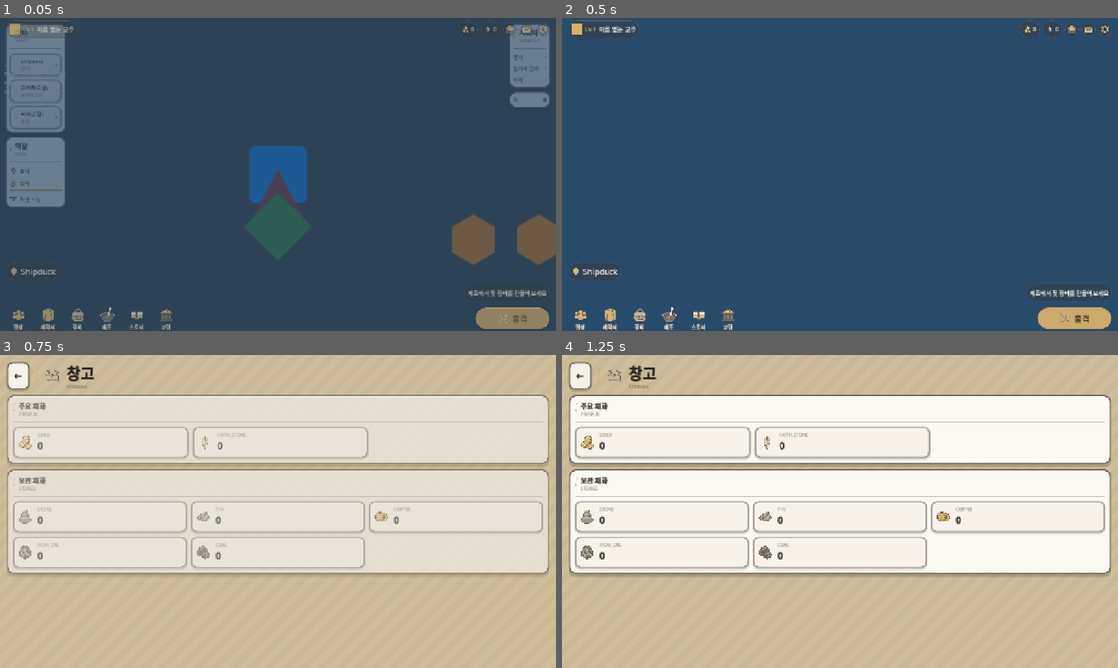
Above: before the commit, frames 1-4 (two rows, left to right).
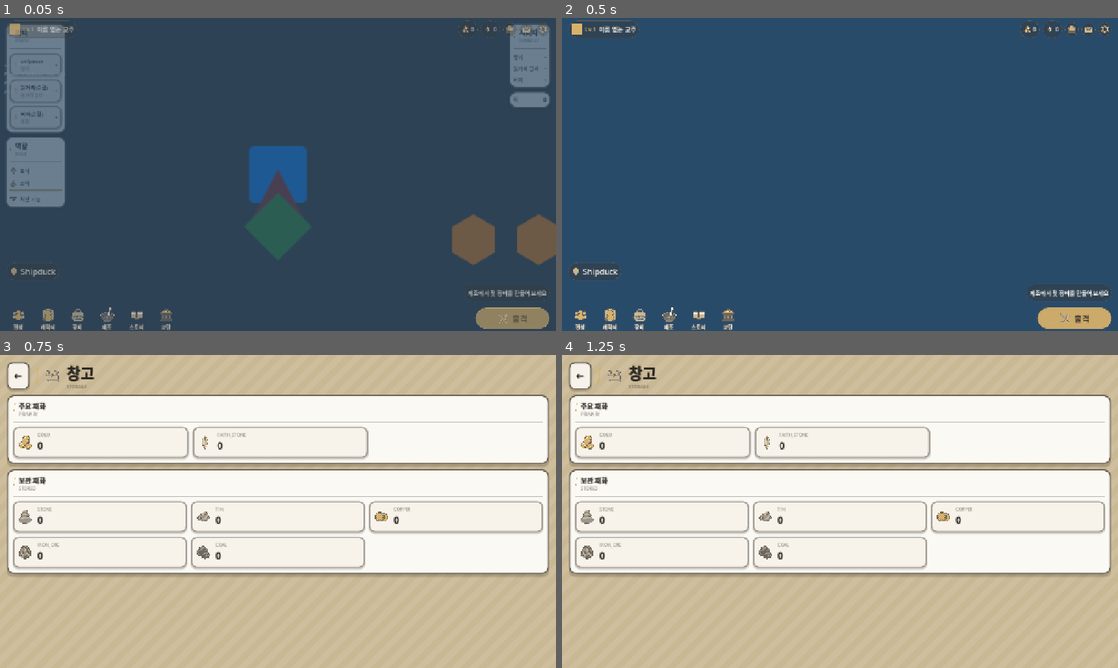
Above: after the commit, the same moments.

Repository: KADSA-OFFICIAL/Group-2
Game: Godot game, scene res://main.tscn
The game is run twice, just before and just after one commit, with the same random seed, the same clock (stepped at 60 frames per second) and the same inputs.
Inputs (mouse positions are in pixels of both pictures, inside the frame that each line leads up to):
- Up to frame 1 (0.05 s): no input
- Up to frame 2 (0.5 s): no input
- Up to frame 3 (0.75 s): click (467, 367) at 0.52 s
- Up to frame 4 (1.25 s): no input

Frames 1-2 are identical in both runs. In frame 3, 29% of the frame differs, in the area x 1-99%, y 12-70%; in frame 4, nothing differs.

Commit message:
fix(ui): 진입 스태거 단축 — 전환 페이드와 겹쳐 화면 열기가 길었다 (#139)
진입 스태거(#127)는 화면 전환 페이드(#139) 위에 겹쳐 돈다. 둘을 합친 것이 체감
시간인데, 이걸 따로 잡아서 화면 하나 여는 데 0.5초가 넘었다.

기둥이 4개인 캐릭터 화면 기준으로 0.22 / 0.05 는 마지막 기둥이 0.37초에 끝났다.
전환 페이드를 0.08 로 줄여도 체감이 0.45초라 여전히 길었다.

0.14 / 0.03 으로 줄인다. 시차 연출 자체는 남긴다.
같은 화면에서 열림 완료까지 227ms 로 측정된다(이전 약 550ms).

Co-Authored-By: Claude Opus 5 <noreply@anthropic.com>

Diff:
--- a/ui/HUDKit.gd
+++ b/ui/HUDKit.gd
@@ -707,8 +707,11 @@
 #
 # 규칙 둘: **짧게.** 화면은 몇 번이고 다시 들어오는 곳이라 긴 연출은 곧 방해가 된다.
 
-const ENTER_TIME := 0.22        # 한 요소가 나타나는 데 걸리는 시간
-const ENTER_STEP := 0.05        # 요소 사이의 시차
+# 진입 시간은 **화면 전환 페이드 위에 겹쳐** 돈다(#139). 둘을 합친 것이 체감 시간이다.
+# 처음 잡은 0.22 / 0.05 는 기둥이 4개인 화면에서 마지막 것이 0.37초에 끝나서,
+# 전환 페이드까지 더하면 화면 하나 여는 데 0.5초가 넘었다. 시차 연출은 남기고 줄인다.
+const ENTER_TIME := 0.14        # 한 요소가 나타나는 데 걸리는 시간
+const ENTER_STEP := 0.03        # 요소 사이의 시차
 const ENTER_SCALE := 0.985      # 시작 크기. 눈에 띄면 안 되고 "가라앉았다 뜨는" 정도만
 const COUNT_TIME := 0.45        # 수치 카운트업 시간
 const HOVER_SCALE := 1.03       # 호버 확대율
